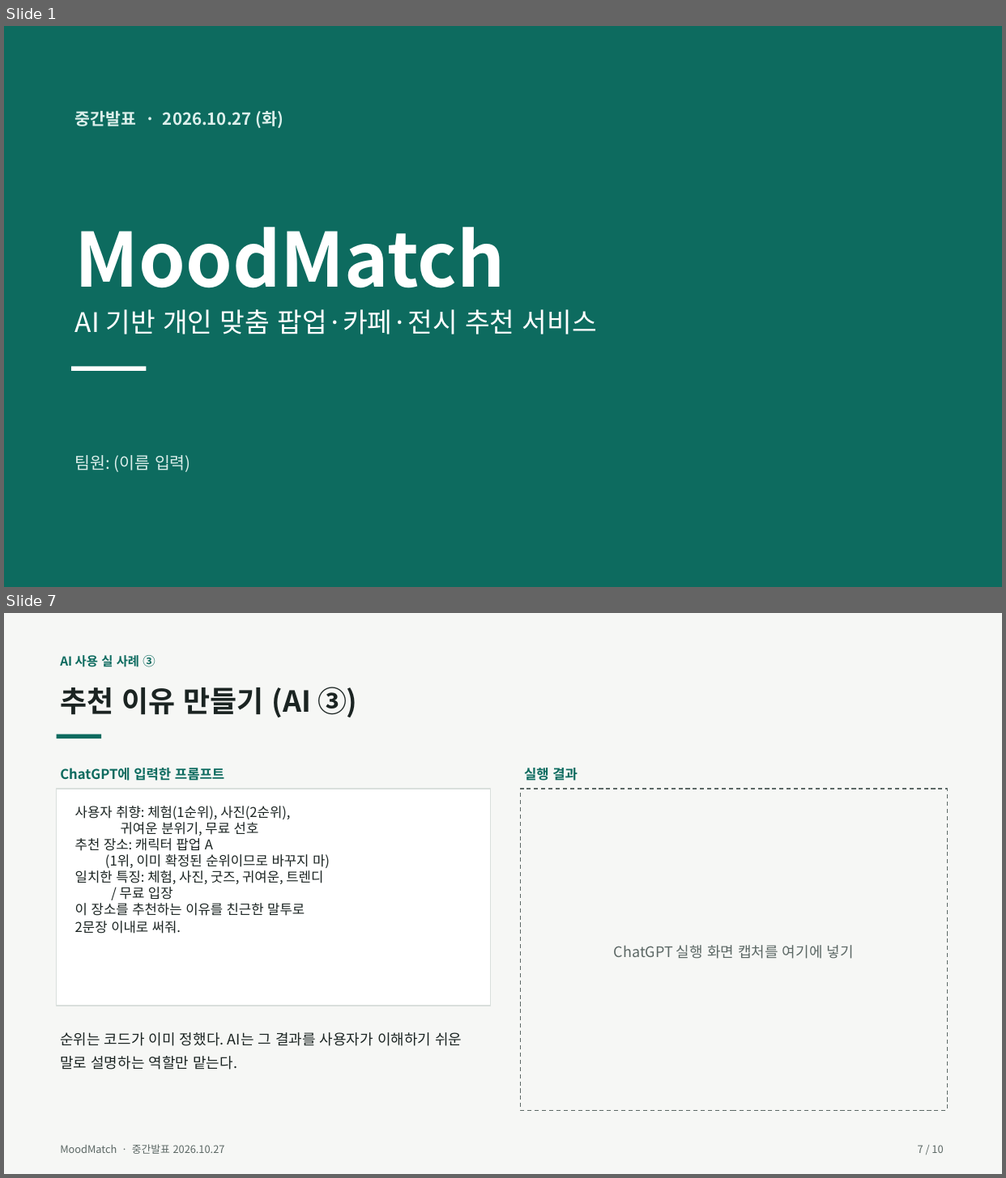
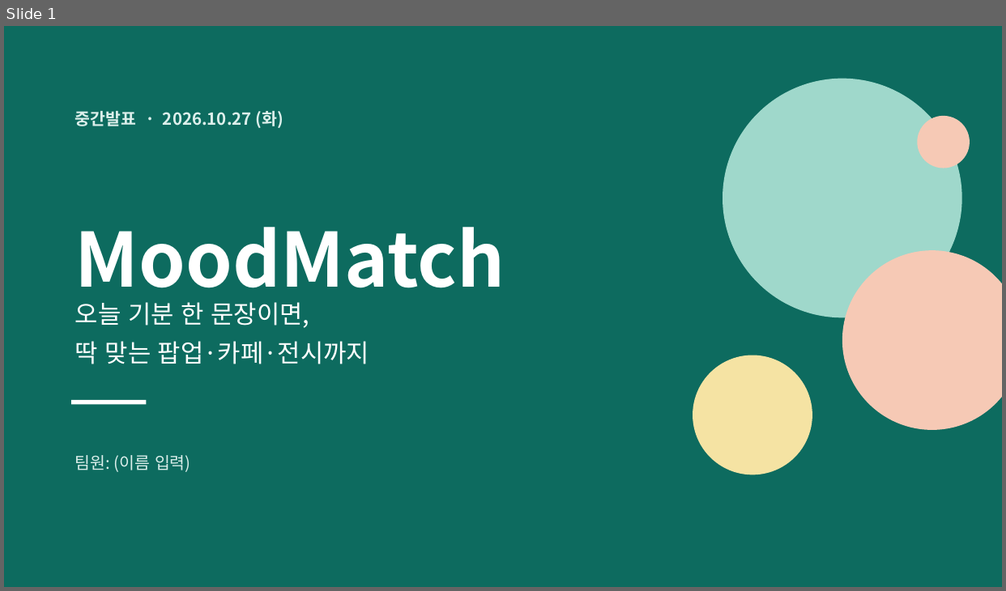
Before and after one commit to junwoo906/MoodMatch, a slide deck: docs/MoodMatch_중간발표.pptx. Shown one above the other, each under a label of ours: slides 1 and 7 before the commit, slide 1 after it; the slides between them are not shown. The pictures are 1006x1178 and 1006x591 pixels, drawn with LibreOffice and Linux fonts; fonts in the diff are those of the drawing. Boxes give left, top, right and bottom in pixels: in the first picture for what was removed or moved away, otherwise in the second. Text is boxed around its words. In the diff, an @@ line names an element or a change of style, - is before the commit and + after.

```diff
--- a/docs/MoodMatch_중간발표.pptx
+++ b/docs/MoodMatch_중간발표.pptx
@@ slide 7 removed at [4,613,1002,1174], background #F6F7F5 @@
@@ text removed at [60,655,155,667] @@
-AI 사용 실 사례 ③
@@ text removed at [60,687,357,717] @@
-추천 이유 만들기 (AI ③)
@@ rectangle removed at [57,735,101,739] @@
@@ text removed at [60,768,224,781] @@
-ChatGPT에 입력한 프롬프트
@@ text removed at [524,768,577,781] @@
-실행 결과
@@ rectangle removed at [57,789,491,1006] @@
@@ text removed at [75,806,330,934] @@
-사용자 취향: 체험(1순위), 사진(2순위),
-귀여운 분위기, 무료 선호
-추천 장소: 캐릭터 팝업 A
-(1위, 이미 확정된 순위이므로 바꾸지 마)
-일치한 특징: 체험, 사진, 굿즈, 귀여운, 트렌디
-/ 무료 입장
-이 장소를 추천하는 이유를 친근한 말투로
-2문장 이내로 써줘.
@@ rectangle removed at [521,789,948,1111] @@
@@ text removed at [614,945,854,959] @@
-ChatGPT 실행 화면 캡처를 여기에 넣기
@@ text removed at [60,1033,462,1070] @@
-순위는 코드가 이미 정했다. AI는 그 결과를 사용자가 이해하기 쉬운 말로 설명하는 역할만 맡는다.
@@ text removed at [60,1144,225,1154] @@
-MoodMatch · 중간발표 2026.10.27
@@ text removed at [918,1145,943,1153] @@
-7 / 10
@@ slide 1 changed as well @@
@@ ellipse added at [722,79,962,318], fill #9FD8CB @@
@@ ellipse added at [918,116,970,169], fill #F6C9B5 @@
@@ ellipse added at [842,250,1002,430], fill #F6C9B5 @@
@@ text at [75,302,369,365]: text changed; size 26 to 24 pt @@
-AI 기반 개인 맞춤 팝업·카페·전시 추천 서비스
+오늘 기분 한 문장이면,
+딱 맞는 팝업·카페·전시까지
@@ ellipse added at [692,356,812,476], fill #F5E3A3 @@
@@ rectangle: place and size @@
-rectangle at [71,367,147,371]
+rectangle at [71,400,147,405]
```
Also in this commit, not shown: 6 other slides changed, 2 slides added, 2 other slides removed, 4 other files.
